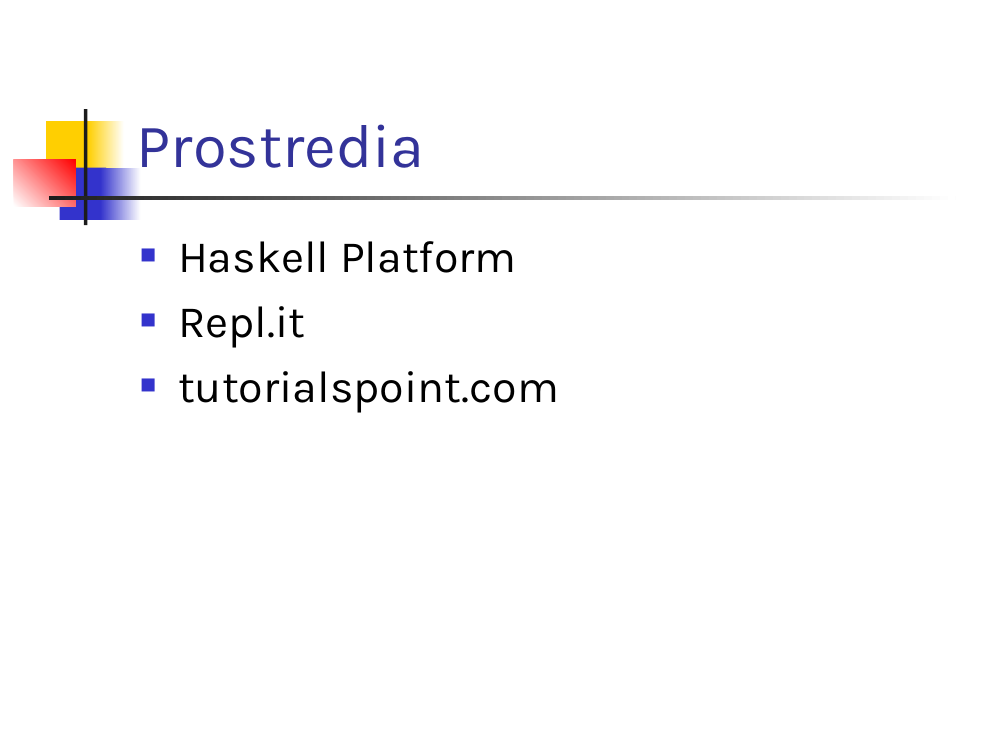
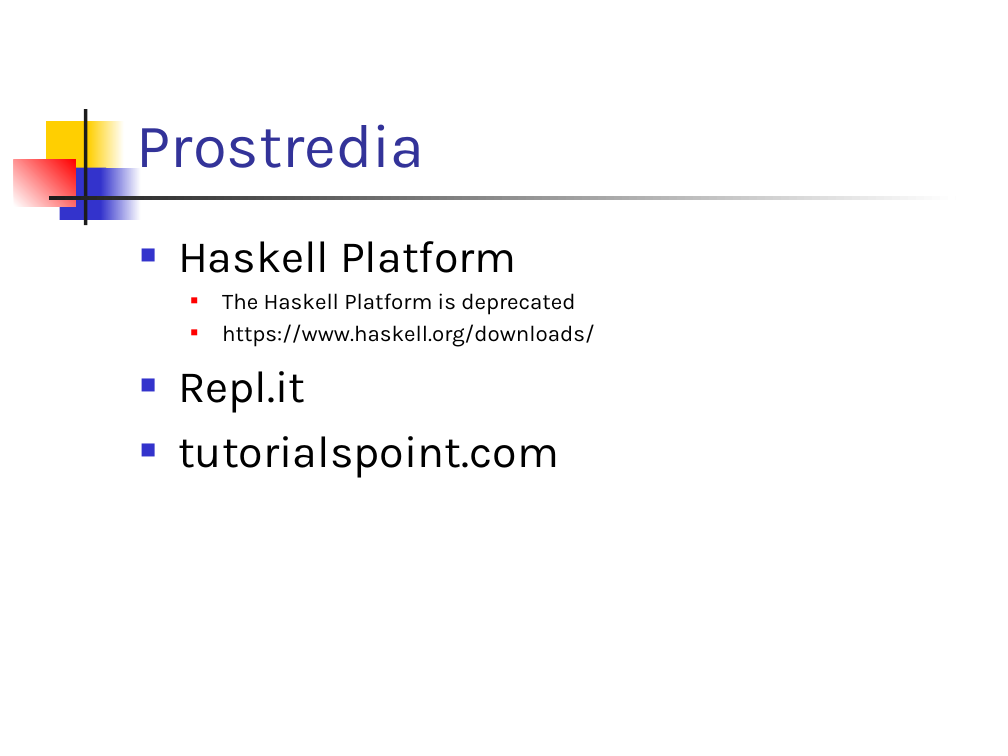
Before and after one commit to paradigmy/Prednasky, a slide deck: slide 12 of 06/funkcionalne1.ppt. Drawn at 1008x756 pixels with LibreOffice and Linux fonts; fonts in the diff are those of the drawing. Boxes give left, top, right and bottom in pixels: in the first picture for what was removed or moved away, otherwise in the second. Text is boxed around its words. In the diff, an @@ line names an element or a change of style, - is before the commit and + after.

```diff
--- a/06/funkcionalne1.ppt
+++ b/06/funkcionalne1.ppt
@@ text at bbox=[222, 293, 595, 347]: paragraphs added @@
+  ■ The Haskell Platform is deprecated
+  ■ https://www.haskell.org/downloads/
```
Also in this commit, not shown: 1 other slide changed, 2 other files.
